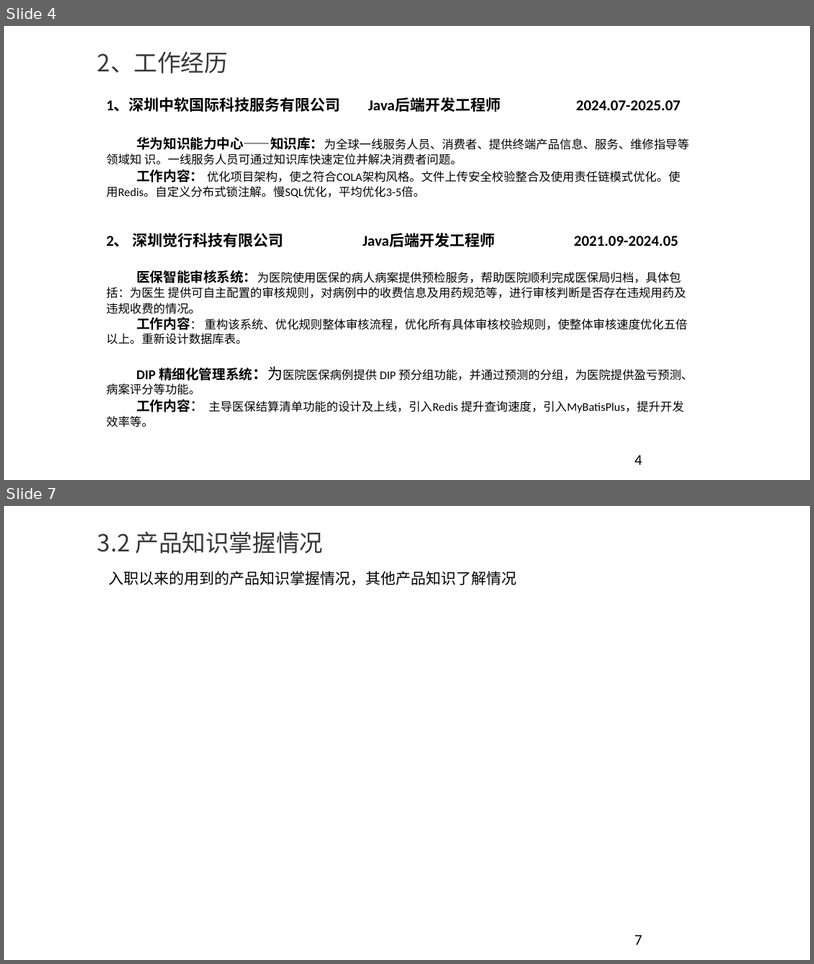
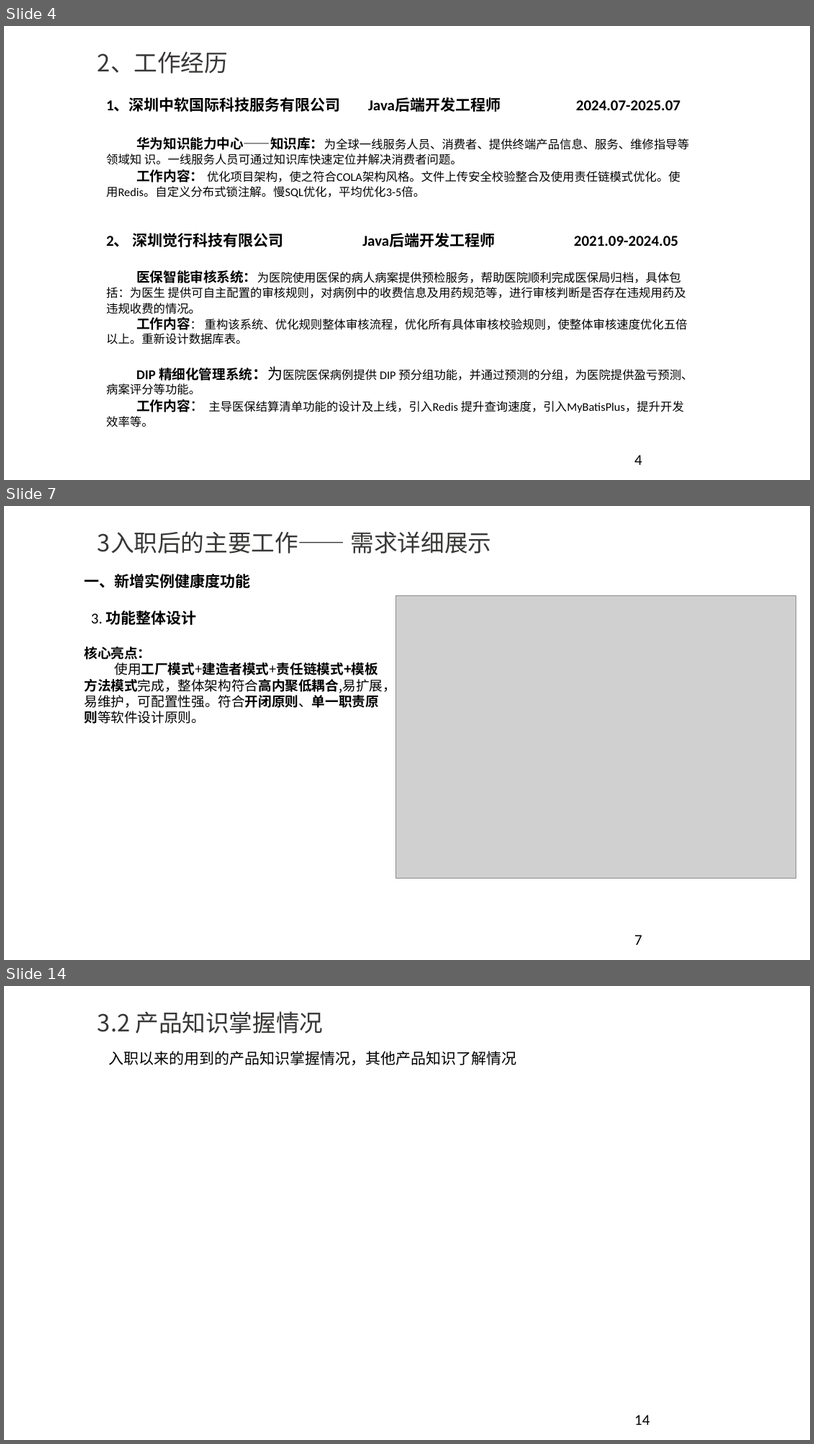
Before and after one commit to YouYouYouYouChe/Documents, a slide deck: 任职资格评审ppt-李世龙.pptx. Shown one above the other, each under a label of ours: slides 4 and 7 before the commit, slides 4, 7 and 14 after it; the slides between them are not shown. The pictures are 814x964 and 814x1444 pixels, drawn with LibreOffice and Linux fonts; fonts in the diff are those of the drawing; grey boxes stand for pictures; background and template pictures are left out. Boxes give left, top, right and bottom in pixels: in the first picture for what was removed or moved away, otherwise in the second. Text is boxed around its words. In the diff, an @@ line names an element or a change of style, - is before the commit and + after.

```diff
--- a/任职资格评审ppt-李世龙.pptx
+++ b/任职资格评审ppt-李世龙.pptx
@@ slide 7 added at (x1=4, y1=506, x2=810, y2=960), background #FFFFFF @@
@@ title added at (x1=98, y1=531, x2=492, y2=554), 28 pt, text #383736 @@
+3入职后的主要工作—— 需求详细展示
@@ text added at (x1=84, y1=574, x2=396, y2=723), 16 pt, text #000000, bold @@
+一、新增实例健康度功能
+3. 功能整体设计
+核心亮点：
+使用工厂模式+建造者模式+责任链模式+模板方法模式完成，整体架构符合高内聚低耦合,易扩展，易维护，可配置性强。符合开闭原则、单一职责原则等软件设计原则。
@@ picture added at (x1=396, y1=595, x2=797, y2=878) @@
@@ page number added at (x1=635, y1=934, x2=643, y2=944), 18 pt, text #000000 @@
+7
@@ what was slide 7 is now slide 14 @@
@@ page number at (x1=635, y1=1414, x2=650, y2=1424): text changed @@
-7
+14
```
Also in this commit, not shown: 7 slides changed, 7 other slides added, 4 other files.
